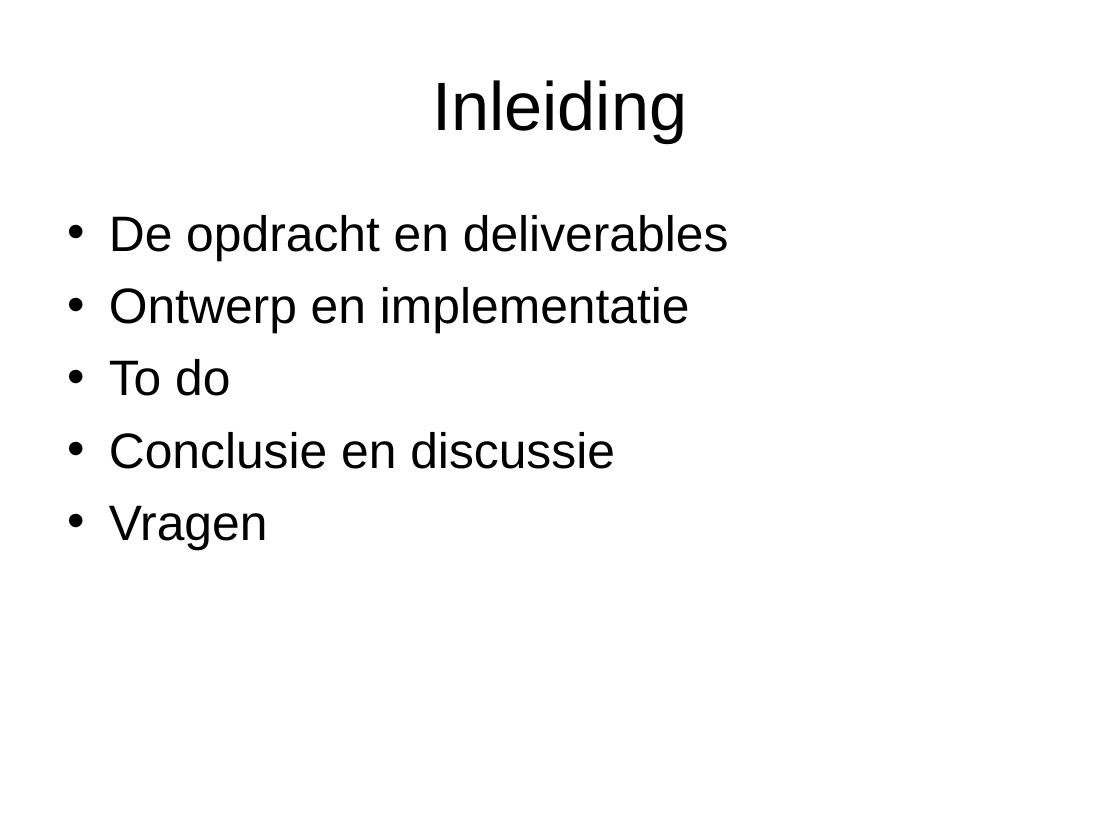
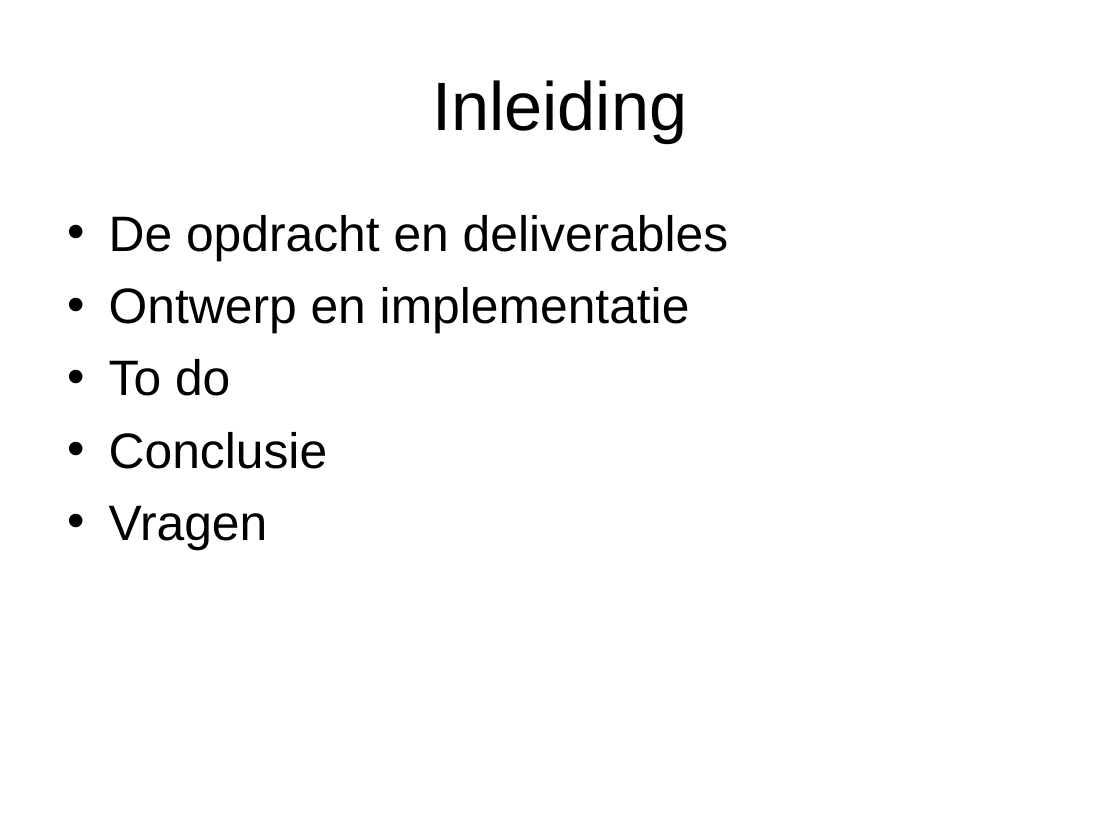
Before and after one commit to tamsl/swe-thaf, a slide deck: slide 2 of doc/presentatie/TEAM F.ppt. Drawn at 1120x840 pixels with LibreOffice and Linux fonts; fonts in the diff are those of the drawing. Boxes give left, top, right and bottom in pixels: in the first picture for what was removed or moved away, otherwise in the second. Text is boxed around its words. In the diff, an @@ line names an element or a change of style, - is before the commit and + after.

```diff
--- a/doc/presentatie/TEAM F.ppt
+++ b/doc/presentatie/TEAM F.ppt
@@ text at (109,432,328,469): text changed @@
-• Conclusie en discussie
+• Conclusie
```
Also in this commit, not shown: 2 other slides changed.
